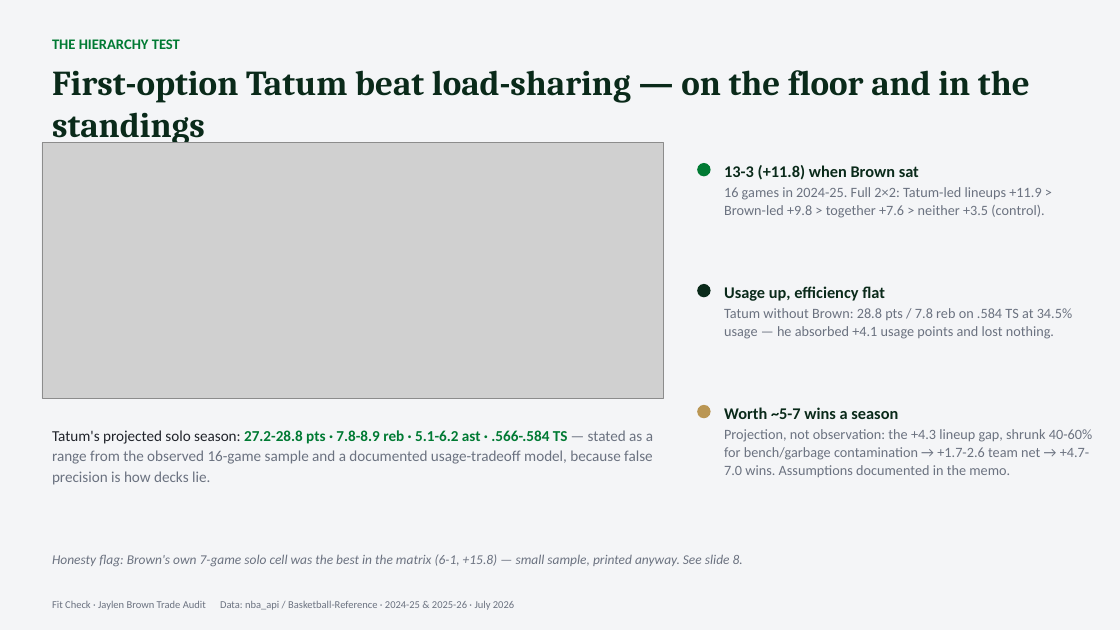
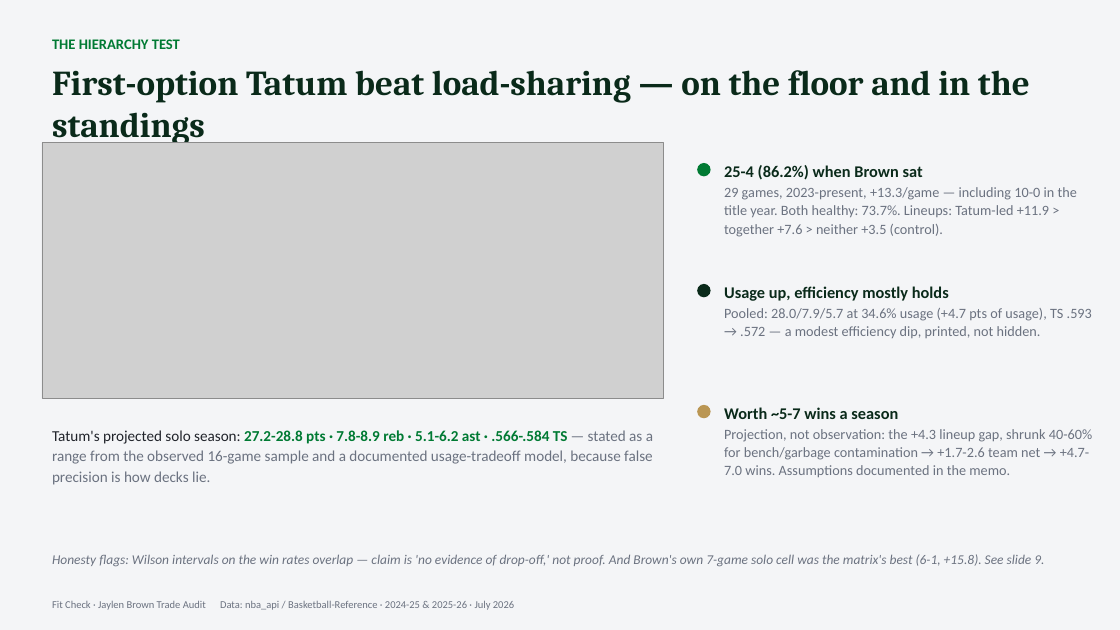
Before and after one commit to justinloo12/jaylen-brown-fit-check, a slide deck: slide 6 of outputs/Fit_Check_Jaylen_Brown.pptx (slide 5 before the commit). Drawn at 1120x630 pixels with LibreOffice and Linux fonts; fonts in the diff are those of the drawing; grey boxes stand for pictures. Boxes give left, top, right and bottom in pixels: in the first picture for what was removed or moved away, otherwise in the second. Text is boxed around its words. In the diff, an @@ line names an element or a change of style, - is before the commit and + after.

```diff
--- a/outputs/Fit_Check_Jaylen_Brown.pptx
+++ b/outputs/Fit_Check_Jaylen_Brown.pptx
@@ text at (724, 165, 1077, 237): text changed @@
-13-3 (+11.8) when Brown sat
-16 games in 2024-25. Full 2×2: Tatum-led lineups +11.9 > Brown-led +9.8 > together +7.6 > neither +3.5 (control).
+25-4 (86.2%) when Brown sat
+29 games, 2023-present, +13.3/game — including 10-0 in the title year. Both healthy: 73.7%. Lineups: Tatum-led +11.9 > together +7.6 > neither +3.5 (control).
@@ text at (724, 286, 1092, 338): text changed @@
-Usage up, efficiency flat
-Tatum without Brown: 28.8 pts / 7.8 reb on .584 TS at 34.5% usage — he absorbed +4.1 usage points and lost nothing.
+Usage up, efficiency mostly holds
+Pooled: 28.0/7.9/5.7 at 34.6% usage (+4.7 pts of usage), TS .593 → .572 — a modest efficiency dip, printed, not hidden.
@@ text at (52, 554, 1044, 566): text changed @@
-Honesty flag: Brown's own 7-game solo cell was the best in the matrix (6-1, +15.8) — small sample, printed anyway. See slide 8.
+Honesty flags: Wilson intervals on the win rates overlap — claim is 'no evidence of drop-off,' not proof. And Brown's own 7-game solo cell was the matrix's best (6-1, +15.8). See slide 9.
```
Also in this commit, not shown: 1 slide added, 1 other file.
